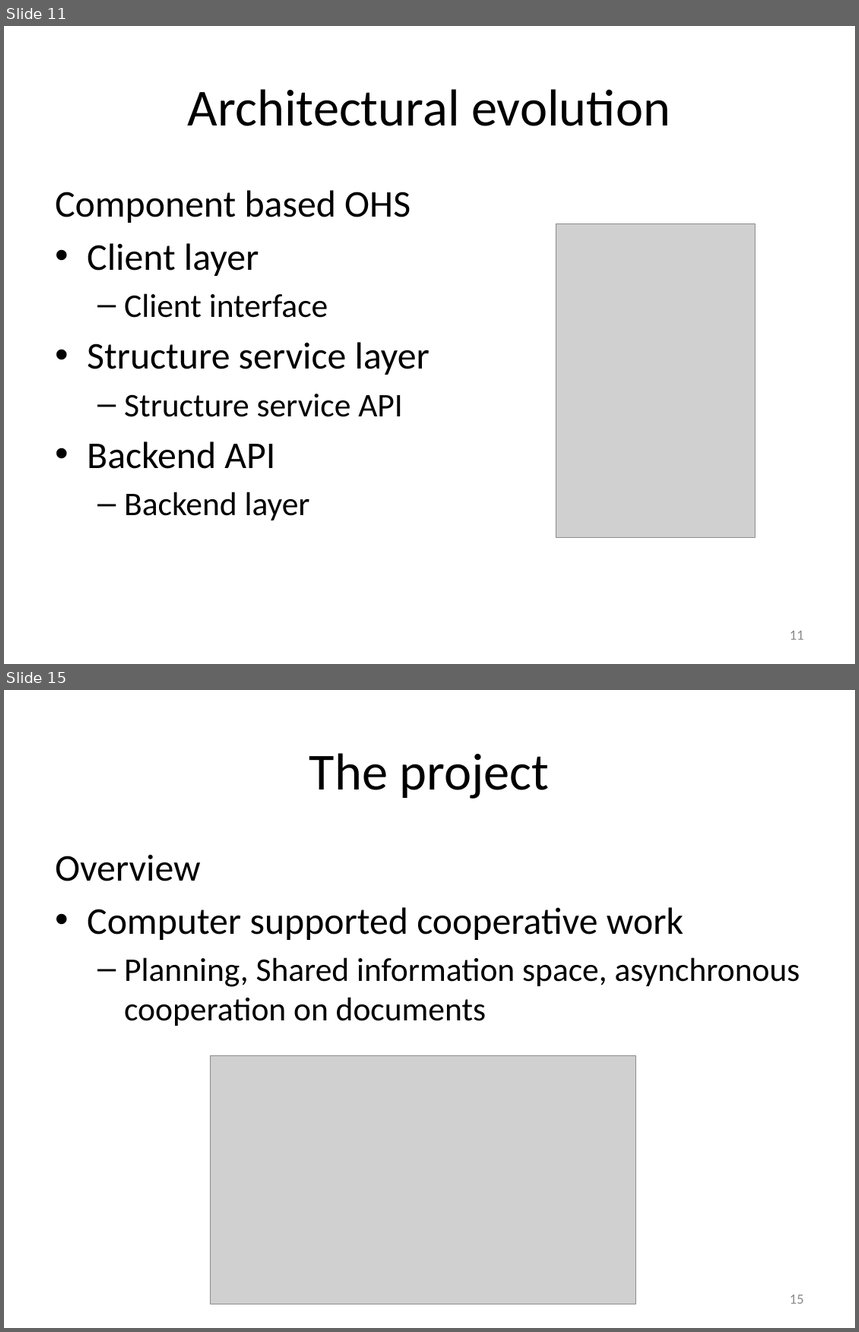
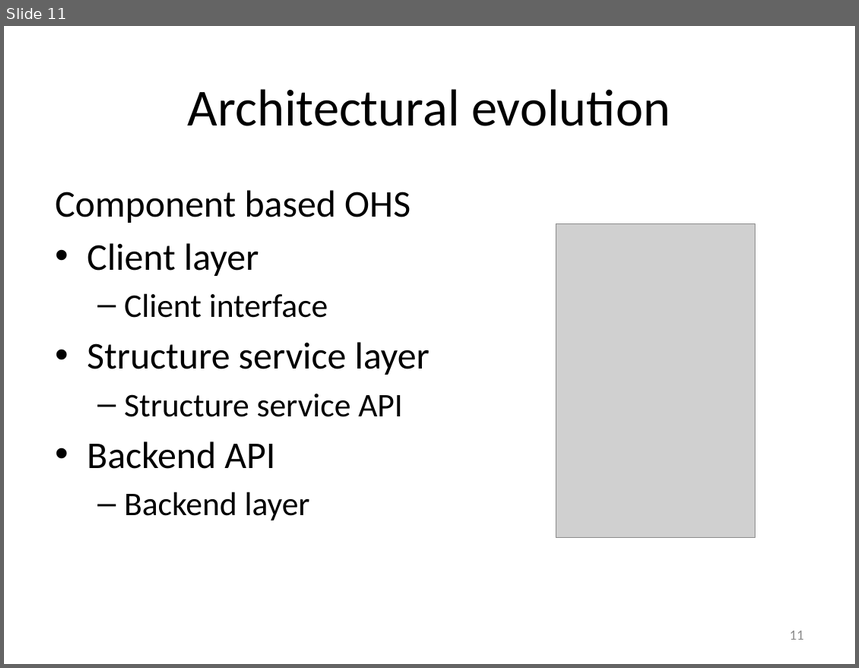
Before and after one commit to isurup/kalle-martin-group, a slide deck: SSE3/MartinPresentation/SSE3_2.pptx. Shown one above the other, each under a label of ours: slides 11 and 15 before the commit, slide 11 after it; the slides between them are not shown. The pictures are 859x1332 and 859x668 pixels, drawn with LibreOffice and Linux fonts; fonts in the diff are those of the drawing; grey boxes stand for pictures. Boxes give left, top, right and bottom in pixels: in the first picture for what was removed or moved away, otherwise in the second. Text is boxed around its words. In the diff, an @@ line names an element or a change of style, - is before the commit and + after.

```diff
--- a/SSE3/MartinPresentation/SSE3_2.pptx
+++ b/SSE3/MartinPresentation/SSE3_2.pptx
@@ slide 15 removed at (x1=4, y1=690, x2=855, y2=1328), background #FFFFFF @@
@@ title removed at (x1=310, y1=753, x2=550, y2=799) @@
-The project
@@ text removed at (x1=55, y1=854, x2=800, y2=1026) @@
-Overview
-• Computer supported cooperative work
-  – Planning, Shared information space, asynchronous cooperation on documents
@@ picture removed at (x1=210, y1=1056, x2=636, y2=1305) @@
@@ page number removed at (x1=790, y1=1295, x2=804, y2=1304) @@
-15
```
Also in this commit, not shown: 2 slides changed, 4 other slides removed, 3 other files.
